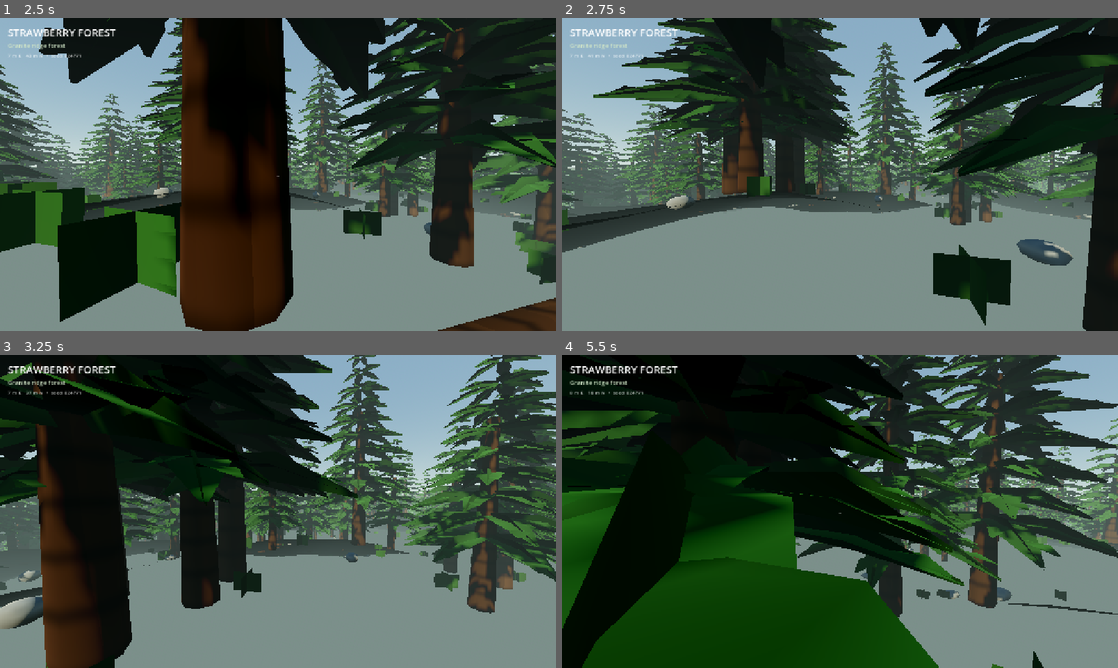
Above: before the commit, frames 1-4 (two rows, left to right).
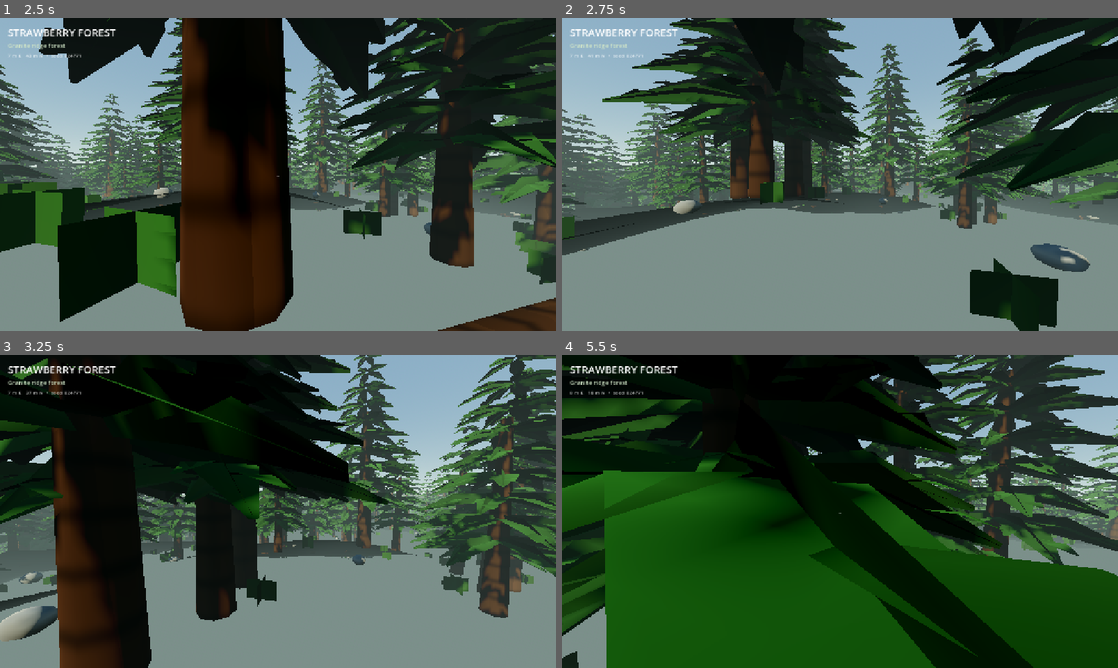
Above: after the commit, the same moments.

Repository: jain-Igtm/Strawberry-Games
Game: Godot game, scene res://main.tscn
Same seed, same stepped clock (60 frames per second), same inputs: the game is played once before the commit and once after it.
Inputs (mouse positions are in pixels of both pictures, inside the frame that each line leads up to):
- Up to frame 1 (2.5 s): tap Enter at 0.5 s; move the mouse to (305, 174) at 0.52 s; hold Shift (sprint) 0.53-1.28 s; hold W (move_forward) from 0.53 s (still down); tap Space (jump) at 0.77, 1.52 s; move the mouse to (250, 174) at 1.27 s; tap H (toggle_ui) at 1.35 s; move the mouse to (289, 168) at 2.02 s; hold Shift (sprint) from 2.03 s (still down)
- Up to frame 2 (2.75 s): keep holding W (move_forward); keep holding Shift (sprint)
- Up to frame 3 (3.25 s): keep holding W (move_forward); move the mouse to (272, 517) at 2.77 s; release Shift (sprint) at 2.78 s; tap H (toggle_ui) at 2.85 s; tap Space (jump) at 3.02 s
- Up to frame 4 (5.5 s): keep holding W (move_forward); move the mouse to (878, 514) at 3.52 s; hold Shift (sprint) 3.53-4.28 s; tap Space (jump) at 3.77, 4.52 s; move the mouse to (795, 508) at 4.27 s; tap H (toggle_ui) at 4.35 s; move the mouse to (845, 511) at 5.02 s; hold Shift (sprint) from 5.03 s (still down)

Frame 1 is identical in both runs. In frame 2, 28% of the frame differs, in the area x 0-100%, y 0-100%; in frame 3, 28%; in frame 4, 52%.

Commit message:
Isolate player from terrain physics layer

Diff:
--- a/godot-forest-explorer/scripts/player.gd
+++ b/godot-forest-explorer/scripts/player.gd
@@ -10,6 +10,7 @@
 const TOUCH_SENSITIVITY: float = 0.00245
 const GROUND_OFFSET: float = 0.035
 const CHUNK_SIZE: float = 64.0
+const OBSTACLE_LAYER: int = 2
 
 @onready var world: Node3D = get_parent()
 @onready var head: Node3D = $Head
@@ -31,10 +32,12 @@
 var vertical_speed: float = 0.0
 
 func _ready() -> void:
-    # Terrain elevation is analytical. Floating motion mode keeps CharacterBody3D
-    # collision for nearby trunks and future obstacles without asking the physics
-    # backend to classify streamed procedural terrain as a floor.
+    # Terrain elevation is analytical. The player only collides with dedicated
+    # obstacle-layer bodies such as nearby trunks. Streamed terrain bodies use
+    # the default layer and are therefore completely invisible to this capsule.
     motion_mode = CharacterBody3D.MOTION_MODE_FLOATING
+    collision_layer = 1
+    collision_mask = OBSTACLE_LAYER
     safe_margin = 0.025
 
     if not OS.has_feature("mobile"):
@@ -85,9 +88,8 @@
         terrain_grounded = false
         vertical_speed = JUMP_VELOCITY
 
-    # Only horizontal motion is sent to the physics engine. Its job is now to
-    # stop movement through solid trunks. The world surface itself cannot be
-    # fallen through because vertical placement comes from the rendered mesh.
+    # Only horizontal motion is sent to the physics engine. Its collision mask
+    # contains only the obstacle layer, so terrain can never push or wedge us.
     velocity.y = 0.0
     move_and_slide()
 
